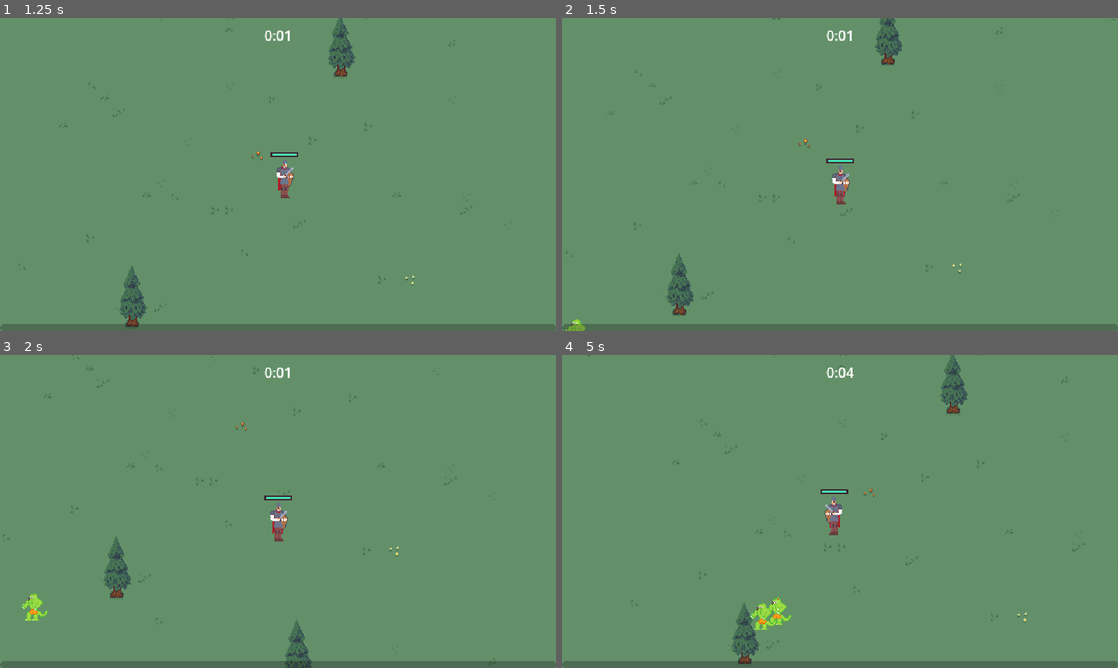
Above: before the commit, frames 1-4 (two rows, left to right).
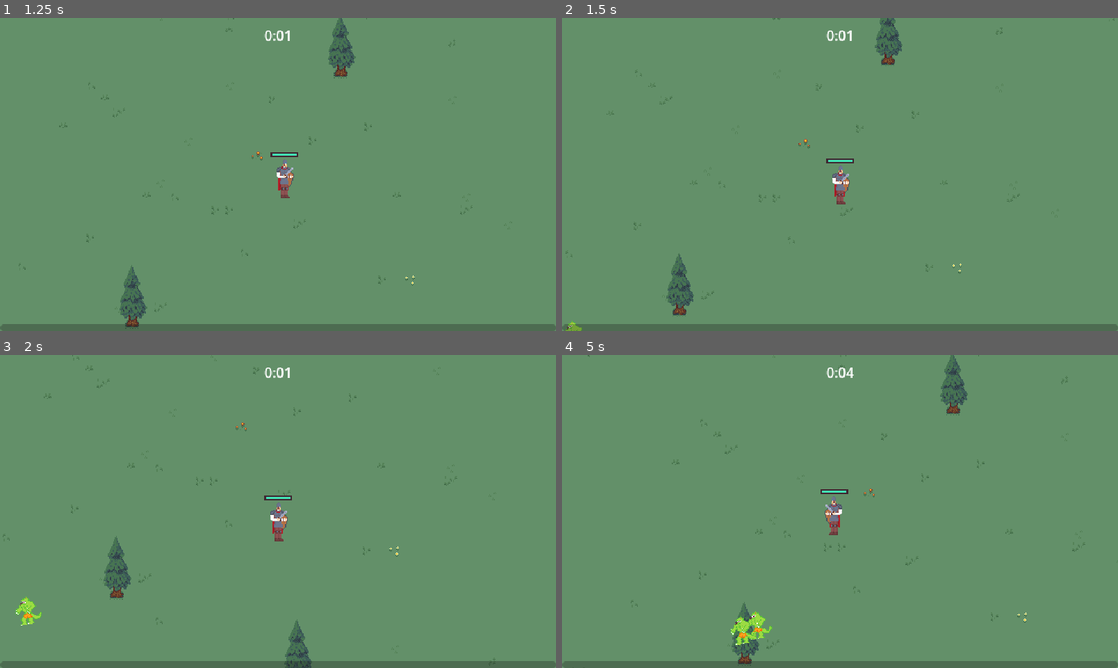
Above: after the commit, the same moments.

Repository: 1NikRum1/Git-----
Game: Godot game, scene res://scenes/main/main.tscn
Two runs of this game, one before a commit and one after it. Both use one fixed random seed, a clock stepped at 60 frames per second and the inputs below.
Inputs (mouse positions are in pixels of both pictures, inside the frame that each line leads up to):
- Up to frame 1 (1.25 s): move the mouse to (400, 158) at 0.52 s; press the mouse at (400, 158) at 0.53 s; hold D (move_right) from 0.53 s (still down)
- Up to frame 2 (1.5 s): move the mouse to (728, 190) at 1.27 s; release D (move_right) at 1.28 s; release the mouse at (728, 190) at 1.28 s; hold S (move_down) from 1.28 s (still down); click (728, 190) at 1.35 s
- Up to frame 3 (2 s): keep holding S (move_down)
- Up to frame 4 (5 s): move the mouse to (895, 442) at 2.02 s; release S (move_down) at 2.03 s; press the mouse at (895, 442) at 2.03 s; hold D (move_right) 2.03-2.78 s; move the mouse to (812, 574) at 2.77 s; release the mouse at (812, 574) at 2.78 s; hold W (move_up) 2.78-3.53 s; click (812, 574) at 2.85 s; move the mouse to (1006, 558) at 3.52 s; press the mouse at (1006, 558) at 3.53 s; hold A (move_left) from 3.53 s (still down); move the mouse to (673, 464) at 4.27 s; release the mouse at (673, 464) at 4.28 s; click (673, 464) at 4.35 s

Frame 1 is identical in both runs. In frame 2, less than 0.1% of the frame differs, in the area x 0-5%, y 96-100%; in frame 3, 0.3%; in frame 4, 0.7%, in the area x 30-42%, y 77-93%.

Commit message:
8 end нужно сделать 7 это анимация движения игрока

Diff:
--- /dev/null
+++ b/----------------------------1/scenes/component/death_component.tscn
@@ -0,0 +1,91 @@
+[gd_scene load_steps=8 format=3 uid="uid://utfqogpscdkx"]
+
+[ext_resource type="Texture2D" uid="uid://cq237dlu0hd5w" path="res://assets/sprite/lizard/Sprite-0001.png" id="1_ff8ek"]
+
+[sub_resource type="Animation" id="Animation_aetvb"]
+resource_name = "default"
+tracks/0/type = "value"
+tracks/0/imported = false
+tracks/0/enabled = true
+tracks/0/path = NodePath("GPUParticles2D:emitting")
+tracks/0/interp = 1
+tracks/0/loop_wrap = true
+tracks/0/keys = {
+"times": PackedFloat32Array(0),
+"transitions": PackedFloat32Array(1),
+"update": 1,
+"values": [true]
+}
+tracks/1/type = "method"
+tracks/1/imported = false
+tracks/1/enabled = true
+tracks/1/path = NodePath(".")
+tracks/1/interp = 1
+tracks/1/loop_wrap = true
+tracks/1/keys = {
+"times": PackedFloat32Array(1),
+"transitions": PackedFloat32Array(1),
+"values": [{
+"args": [],
+"method": &"queue_free"
+}]
+}
+
+[sub_resource type="Animation" id="Animation_0s65d"]
+length = 0.001
+tracks/0/type = "value"
+tracks/0/imported = false
+tracks/0/enabled = true
+tracks/0/path = NodePath("GPUParticles2D:emitting")
+tracks/0/interp = 1
+tracks/0/loop_wrap = true
+tracks/0/keys = {
+"times": PackedFloat32Array(0),
+"transitions": PackedFloat32Array(1),
+"update": 1,
+"values": [false]
+}
+
+[sub_resource type="AnimationLibrary" id="AnimationLibrary_bcqbm"]
+_data = {
+"RESET": SubResource("Animation_0s65d"),
+"default": SubResource("Animation_aetvb")
+}
+
+[sub_resource type="Curve" id="Curve_opy0h"]
+_data = [Vector2(0, 1), 0.0, 0.0, 0, 0, Vector2(0.408867, 0.978947), 0.0, 0.0, 0, 0, Vector2(0.53202, 0.978947), 0.0, 0.0, 0, 0, Vector2(1, 0.315789), 0.0, 0.0, 0, 0]
+point_count = 4
+
+[sub_resource type="CurveTexture" id="CurveTexture_7v8bq"]
+curve = SubResource("Curve_opy0h")
+
+[sub_resource type="ParticleProcessMaterial" id="ParticleProcessMaterial_3payh"]
+particle_flag_disable_z = true
+direction = Vector3(0, -1, 0)
+spread = 30.0
+gravity = Vector3(0, 400, 0)
+initial_velocity_min = 125.0
+initial_velocity_max = 200.0
+angular_velocity_min = -720.0
+angular_velocity_max = 720.0
+orbit_velocity_min = 0.0
+orbit_velocity_max = 0.0
+scale_curve = SubResource("CurveTexture_7v8bq")
+
+[node name="DeathComponent" type="Node2D"]
+
+[node name="AnimationPlayer" type="AnimationPlayer" parent="."]
+autoplay = "default"
+libraries = {
+"": SubResource("AnimationLibrary_bcqbm")
+}
+
+[node name="GPUParticles2D" type="GPUParticles2D" parent="."]
+emitting = false
+amount = 1
+process_material = SubResource("ParticleProcessMaterial_3payh")
+texture = ExtResource("1_ff8ek")
+lifetime = 0.65
+one_shot = true
+fixed_fps = 0
+interpolate = false
--- a/----------------------------1/scenes/game_object/basic_enemy/basic_enemy.gd
+++ b/----------------------------1/scenes/game_object/basic_enemy/basic_enemy.gd
@@ -1,6 +1,6 @@
 extends CharacterBody2D
 
-const MAX_SPEED = 50
+const MAX_SPEED = 40
 
 @onready var health_component: HealthComponent = $HealthComponent
 
--- a/----------------------------1/scenes/game_object/basic_enemy/basic_enemy.tscn
+++ b/----------------------------1/scenes/game_object/basic_enemy/basic_enemy.tscn
@@ -1,10 +1,71 @@
-[gd_scene load_steps=8 format=3 uid="uid://c8nsbn1xph4i0"]
+[gd_scene load_steps=11 format=3 uid="uid://c8nsbn1xph4i0"]
 
 [ext_resource type="Script" path="res://scenes/game_object/basic_enemy/basic_enemy.gd" id="1_15f72"]
 [ext_resource type="Texture2D" uid="uid://cq237dlu0hd5w" path="res://assets/sprite/lizard/Sprite-0001.png" id="2_surh7"]
 [ext_resource type="PackedScene" uid="uid://dpxw37i2vlwg8" path="res://scenes/component/health_component.tscn" id="2_y5yim"]
 [ext_resource type="PackedScene" uid="uid://cd306fhjbronf" path="res://scenes/component/vial_drop_component.tscn" id="3_85j5v"]
 [ext_resource type="PackedScene" uid="uid://ownb4a1gk3ss" path="res://scenes/component/hurtbox_component.tscn" id="4_4wtqu"]
+
+[sub_resource type="Animation" id="Animation_17p5c"]
+resource_name = "walk"
+length = 0.4
+tracks/0/type = "value"
+tracks/0/imported = false
+tracks/0/enabled = true
+tracks/0/path = NodePath("Visuals/Sprite2D:position")
+tracks/0/interp = 2
+tracks/0/loop_wrap = true
+tracks/0/keys = {
+"times": PackedFloat32Array(0, 0.1, 0.3),
+"transitions": PackedFloat32Array(1, 1, 1),
+"update": 0,
+"values": [Vector2(-1, 0), Vector2(1, 0), Vector2(1, 0)]
+}
+tracks/1/type = "value"
+tracks/1/imported = false
+tracks/1/enabled = true
+tracks/1/path = NodePath("Visuals/Sprite2D:rotation")
+tracks/1/interp = 2
+tracks/1/loop_wrap = true
+tracks/1/keys = {
+"times": PackedFloat32Array(0, 0.1, 0.2, 0.3),
+"transitions": PackedFloat32Array(1, 1, 1, 1),
+"update": 0,
+"values": [0.174533, -0.174533, 0.174533, -0.174533]
+}
+
+[sub_resource type="Animation" id="Animation_0ur3t"]
+length = 0.001
+tracks/0/type = "value"
+tracks/0/imported = false
+tracks/0/enabled = true
+tracks/0/path = NodePath("Visuals/Sprite2D:position")
+tracks/0/interp = 1
+tracks/0/loop_wrap = true
+tracks/0/keys = {
+"times": PackedFloat32Array(0),
+"transitions": PackedFloat32Array(1),
+"update": 0,
+"values": [Vector2(0, 0)]
+}
+tracks/1/type = "value"
+tracks/1/imported = false
+tracks/1/enabled = true
+tracks/1/path = NodePath("Visuals/Sprite2D:rotation")
+tracks/1/interp = 1
+tracks/1/loop_wrap = true
+tracks/1/keys = {
+"times": PackedFloat32Array(0),
+"transitions": PackedFloat32Array(1),
+"update": 0,
+"values": [0.0]
+}
+
+[sub_resource type="AnimationLibrary" id="AnimationLibrary_yfnyk"]
+_data = {
+"RESET": SubResource("Animation_0ur3t"),
+"walk": SubResource("Animation_17p5c")
+}
 
 [sub_resource type="RectangleShape2D" id="RectangleShape2D_0ra8a"]
 size = Vector2(21, 28)
@@ -18,6 +79,12 @@
 motion_mode = 1
 script = ExtResource("1_15f72")
 
+[node name="AnimationPlayer" type="AnimationPlayer" parent="."]
+autoplay = "walk"
+libraries = {
+"": SubResource("AnimationLibrary_yfnyk")
+}
+
 [node name="VialDropComponent" parent="." node_paths=PackedStringArray("health_component") instance=ExtResource("3_85j5v")]
 health_component = NodePath("../HealthComponent")
 
@@ -30,7 +97,9 @@
 position = Vector2(-1.5, -1)
 shape = SubResource("RectangleShape2D_0ra8a")
 
-[node name="Sprite2D" type="Sprite2D" parent="."]
+[node name="Visuals" type="Node2D" parent="."]
+
+[node name="Sprite2D" type="Sprite2D" parent="Visuals"]
 texture = ExtResource("2_surh7")
 
 [node name="CollisionShape2D" type="CollisionShape2D" parent="."]
--- a/----------------------------1/scenes/game_object/player_scenes/player.tscn
+++ b/----------------------------1/scenes/game_object/player_scenes/player.tscn
@@ -1,9 +1,93 @@
-[gd_scene load_steps=10 format=3 uid="uid://bwrd0h2mmnpyx"]
+[gd_scene load_steps=13 format=3 uid="uid://bwrd0h2mmnpyx"]
 
 [ext_resource type="Script" path="res://scenes/game_object/player_scenes/player.gd" id="1_rh871"]
 [ext_resource type="PackedScene" uid="uid://btql26chra55j" path="res://scenes/sword_ability/sword_ability_controller.tscn" id="2_vvfxw"]
 [ext_resource type="PackedScene" uid="uid://dpxw37i2vlwg8" path="res://scenes/component/health_component.tscn" id="2_x83s2"]
 [ext_resource type="Texture2D" uid="uid://dt7qo3clbuvgd" path="res://assets/sprite/rus/Ruuuuuuuuuuuus1 (2).png" id="3_ry0wh"]
+
+[sub_resource type="Animation" id="Animation_4eaxs"]
+resource_name = "walk"
+tracks/0/type = "value"
+tracks/0/imported = false
+tracks/0/enabled = true
+tracks/0/path = NodePath("Sprite2D:position")
+tracks/0/interp = 1
+tracks/0/loop_wrap = true
+tracks/0/keys = {
+"times": PackedFloat32Array(0),
+"transitions": PackedFloat32Array(1),
+"update": 0,
+"values": [Vector2(0, 0)]
+}
+tracks/1/type = "value"
+tracks/1/imported = false
+tracks/1/enabled = true
+tracks/1/path = NodePath("Sprite2D:rotation")
+tracks/1/interp = 1
+tracks/1/loop_wrap = true
+tracks/1/keys = {
+"times": PackedFloat32Array(0),
+"transitions": PackedFloat32Array(1),
+"update": 0,
+"values": [0.0]
+}
+tracks/2/type = "value"
+tracks/2/imported = false
+tracks/2/enabled = true
+tracks/2/path = NodePath("Sprite2D:scale")
+tracks/2/interp = 1
+tracks/2/loop_wrap = true
+tracks/2/keys = {
+"times": PackedFloat32Array(0),
+"transitions": PackedFloat32Array(1),
+"update": 0,
+"values": [Vector2(1, 1)]
+}
+
+[sub_resource type="Animation" id="Animation_cii6v"]
+length = 0.001
+tracks/0/type = "value"
+tracks/0/imported = false
+tracks/0/enabled = true
+tracks/0/path = NodePath("Sprite2D:position")
+tracks/0/interp = 1
+tracks/0/loop_wrap = true
+tracks/0/keys = {
+"times": PackedFloat32Array(0),
+"transitions": PackedFloat32Array(1),
+"update": 0,
+"values": [Vector2(0, 0)]
+}
+tracks/1/type = "value"
+tracks/1/imported = false
+tracks/1/enabled = true
+tracks/1/path = NodePath("Sprite2D:rotation")
+tracks/1/interp = 1
+tracks/1/loop_wrap = true
+tracks/1/keys = {
+"times": PackedFloat32Array(0),
+"transitions": PackedFloat32Array(1),
+"update": 0,
+"values": [0.0]
+}
+tracks/2/type = "value"
+tracks/2/imported = false
+tracks/2/enabled = true
+tracks/2/path = NodePath("Sprite2D:scale")
+tracks/2/interp = 1
+tracks/2/loop_wrap = true
+tracks/2/keys = {
+"times": PackedFloat32Array(0),
+"transitions": PackedFloat32Array(1),
+"update": 0,
+"values": [Vector2(1, 1)]
+}
+
+[sub_resource type="AnimationLibrary" id="AnimationLibrary_vichq"]
+_data = {
+"RESET": SubResource("Animation_cii6v"),
+"walk": SubResource("Animation_4eaxs")
+}
 
 [sub_resource type="StyleBoxFlat" id="StyleBoxFlat_8hdkb"]
 bg_color = Color(0.247059, 0.14902, 0.192157, 1)
@@ -31,6 +115,11 @@
 collision_layer = 0
 motion_mode = 1
 script = ExtResource("1_rh871")
+
+[node name="AnimationPlayer" type="AnimationPlayer" parent="."]
+libraries = {
+"": SubResource("AnimationLibrary_vichq")
+}
 
 [node name="HealthComponent" parent="." instance=ExtResource("2_x83s2")]
 
